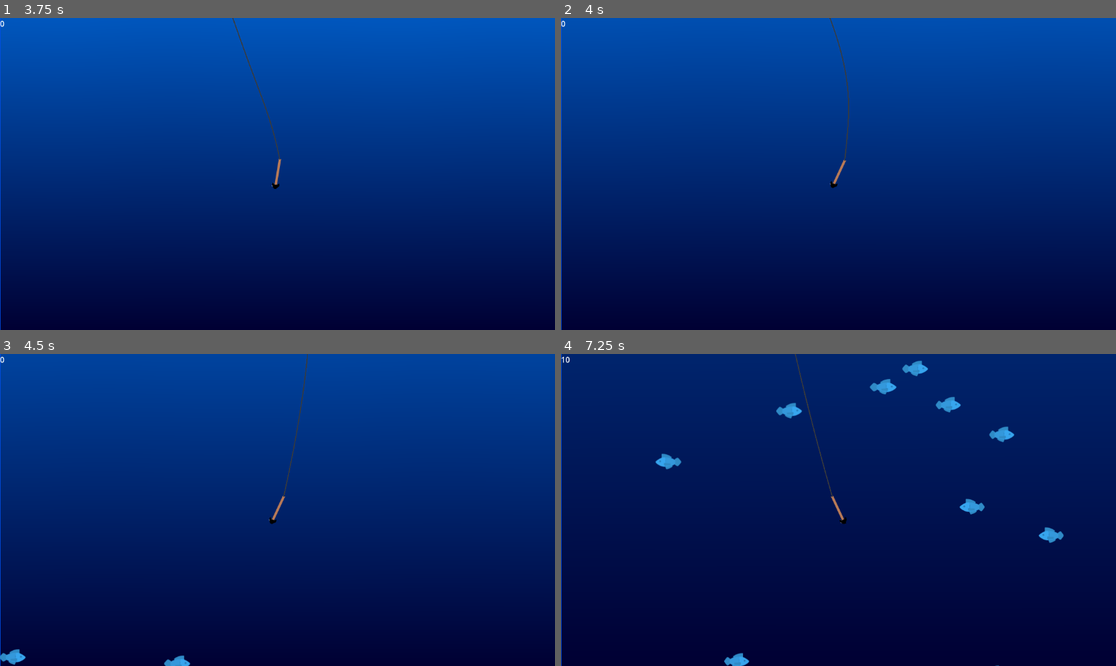
Above: before the commit, frames 1-4 (two rows, left to right).
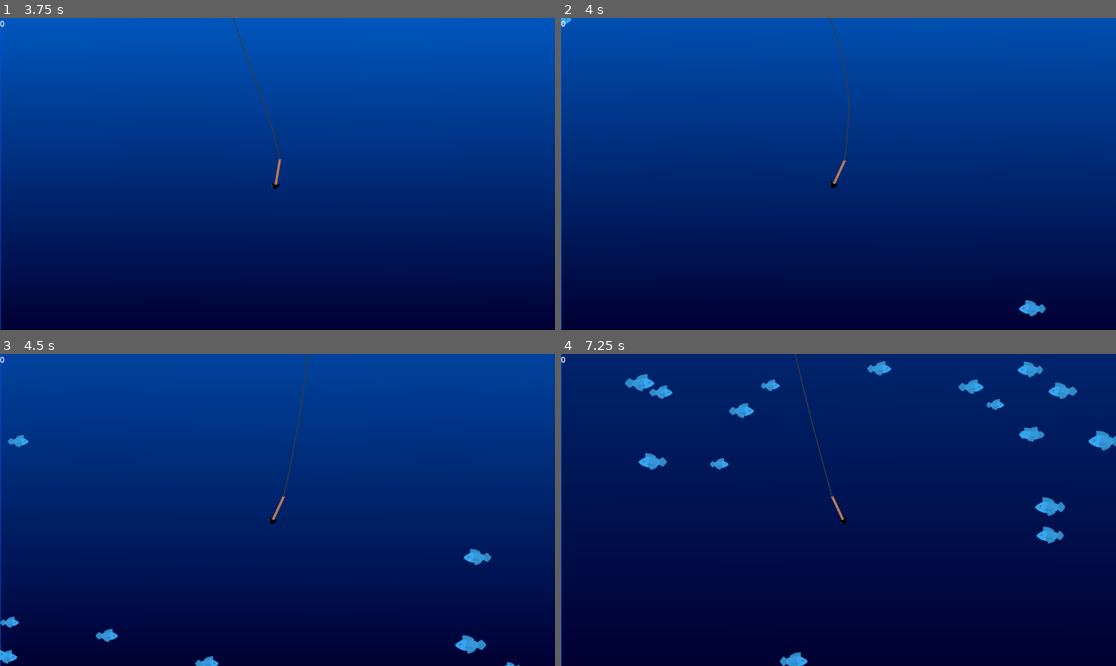
Above: after the commit, the same moments.

Repository: Duckslayer/Fishy
Game: Godot game, scene res://game.tscn
The game is run twice, just before and just after one commit, with the same random seed, the same clock (stepped at 60 frames per second) and the same inputs.
Inputs:
- Up to frame 1 (3.75 s): hold D (Right) 0.53-1.28 s; tap Space (Launch) every 0.75 s from 0.6 to 3.6 s; hold A (Left) 1.28-2.03 s; hold D (Right) 2.03-3.53 s; hold A (Left) from 3.53 s (still down)
- Up to frame 2 (4 s): keep holding A (Left)
- Up to frame 3 (4.5 s): keep holding A (Left); tap Space (Launch) at 4.35 s
- Up to frame 4 (7.25 s): tap Space (Launch) at 5.1, 5.85, 6.6 s; release A (Left) at 5.78 s; hold D (Right) from 5.78 s (still down)

Frame 1 is identical in both runs. In frame 2, 0.2% of the frame differs, in the area x 0-88%, y 0-96%; in frame 3, 1.0%; in frame 4, 3.2%, in the area x 0-100%, y 0-100%.

Commit message:
Side spawn fish

Diff:
--- a/fish/base_fish.gd
+++ b/fish/base_fish.gd
@@ -2,4 +2,5 @@
 
 class_name BaseFish
 
-@export var speed : int = 100
+@export var speed : float = 100.0
+@export var size_scale : float = 1.0
--- a/fish/basic_fish.gd
+++ b/fish/basic_fish.gd
@@ -2,6 +2,9 @@
 
 var points = 10
 var blood_burst_scene = preload("res://effects/blood_burst.tscn")
+
+func _ready() -> void:
+	$Appearance.scale *= size_scale
 
 func _process(delta: float) -> void:
 	var direction = Vector2.from_angle(global_rotation)
--- a/fish/spawner.gd
+++ b/fish/spawner.gd
@@ -3,9 +3,12 @@
 @export var fish_scenes : Array[PackedScene]
 var number_of_fish = 4
 
+# Speed and size randomisation ranges
+var speed_range := Vector2(0.6, 1.5)
+var size_range := Vector2(0.7, 1.3)
+
 func _process(delta: float) -> void:
 	pass
-
 
 func spawn_fish():
 	var fish = fish_scenes.pick_random().instantiate()
@@ -18,10 +21,51 @@
 		fish.scale.x = -fish.scale.x
 
 	fish.global_position = spawn_pos
+	_randomize_fish(fish)
 
 	#Surely this is clean!
 	get_parent().get_parent().add_child(fish)
 
+func spawn_side_fish():
+	var fish = fish_scenes.pick_random().instantiate()
+
+	var camera = get_viewport().get_camera_2d()
+	var cam_pos = camera.global_position
+	var viewport_size = get_viewport_rect().size / camera.zoom
+	var half_w = viewport_size.x / 2.0
+
+	# Pick left or right side
+	var spawn_right = randf() > 0.5
+	var margin = randf_range(50, 300)
+	var x: float
+	if spawn_right:
+		x = cam_pos.x + half_w + margin
+	else:
+		x = cam_pos.x - half_w - margin
+
+	# Random depth below water surface (y = 0)
+	var y = randf_range(100, 2000)
+
+	fish.global_position = Vector2(x, y)
+
+	# Face toward center of screen
+	if spawn_right:
+		fish.scale.x = -fish.scale.x
+
+	_randomize_fish(fish)
+	get_parent().get_parent().add_child(fish)
+
+func _randomize_fish(fish):
+	var speed_mult = randf_range(speed_range.x, speed_range.y)
+	fish.speed = fish.speed * speed_mult
+
+	var scale_mult = randf_range(size_range.x, size_range.y)
+	fish.size_scale = scale_mult
+
 func _on_timer_timeout() -> void:
 	for i in range(number_of_fish):
-		spawn_fish() # Replace with function body.
+		spawn_fish()
+
+	# Also spawn fish swimming in from the sides
+	for i in range(number_of_fish):
+		spawn_side_fish()
